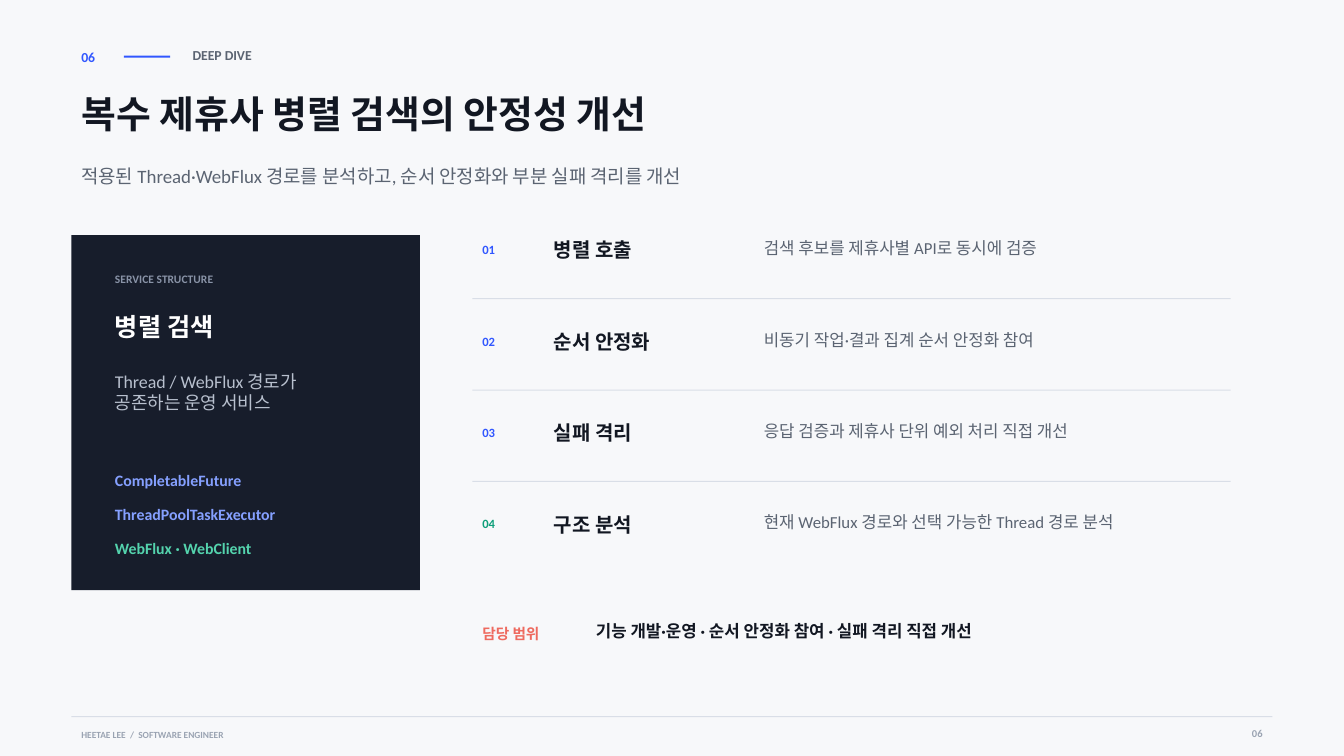
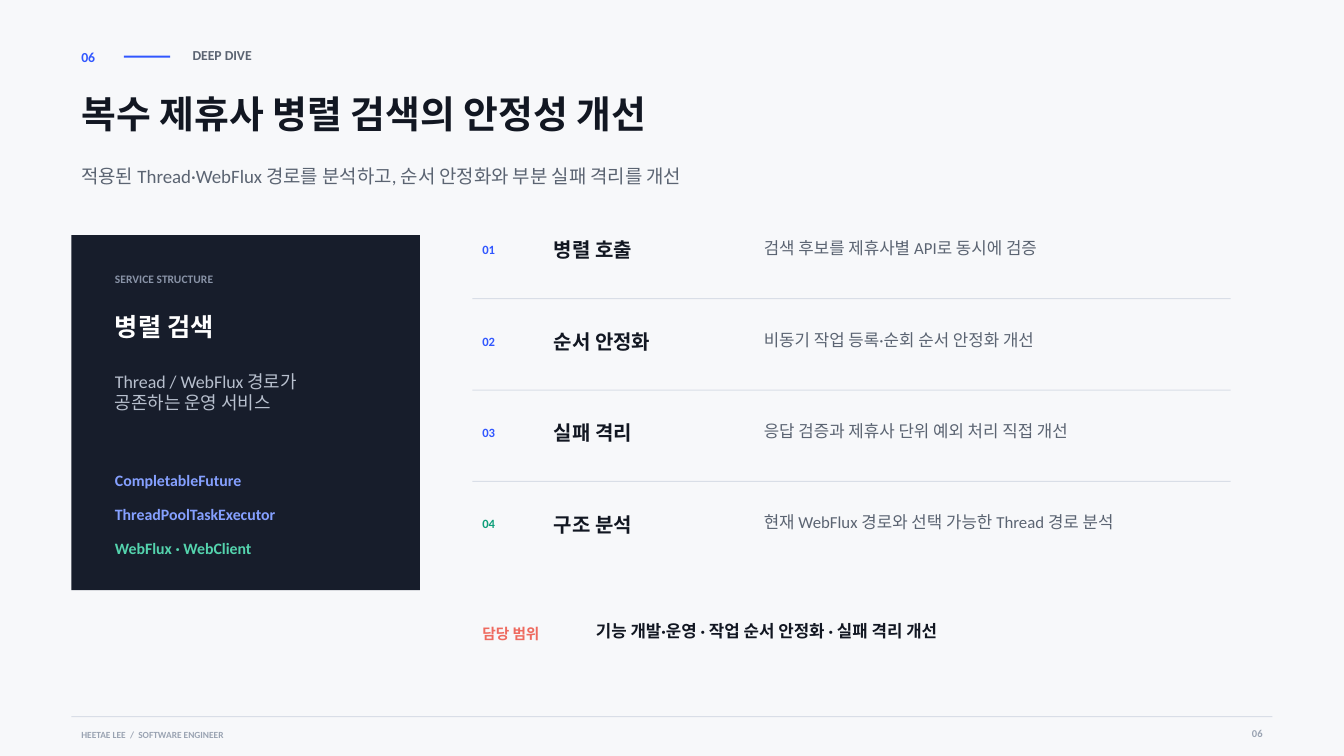
Before and after one commit to heetae-L/heetae-L.github.io, a slide deck: slide 6 of portfolio/heetae-lee-portfolio.pptx. Drawn at 1344x756 pixels with LibreOffice and Linux fonts; fonts in the diff are those of the drawing. Boxes give left, top, right and bottom in pixels: in the first picture for what was removed or moved away, otherwise in the second. Text is boxed around its words. In the diff, an @@ line names an element or a change of style, - is before the commit and + after.

```diff
--- a/portfolio/heetae-lee-portfolio.pptx
+++ b/portfolio/heetae-lee-portfolio.pptx
@@ text at (764, 332, 1034, 348): text changed @@
-비동기 작업·결과 집계 순서 안정화 참여
+비동기 작업 등록·순회 순서 안정화 개선
@@ text at (596, 623, 937, 639): text changed @@
-기능 개발·운영 · 순서 안정화 참여 · 실패 격리 직접 개선
+기능 개발·운영 · 작업 순서 안정화 · 실패 격리 개선
```
Also in this commit, not shown: 5 other slides changed, 1 other file.
